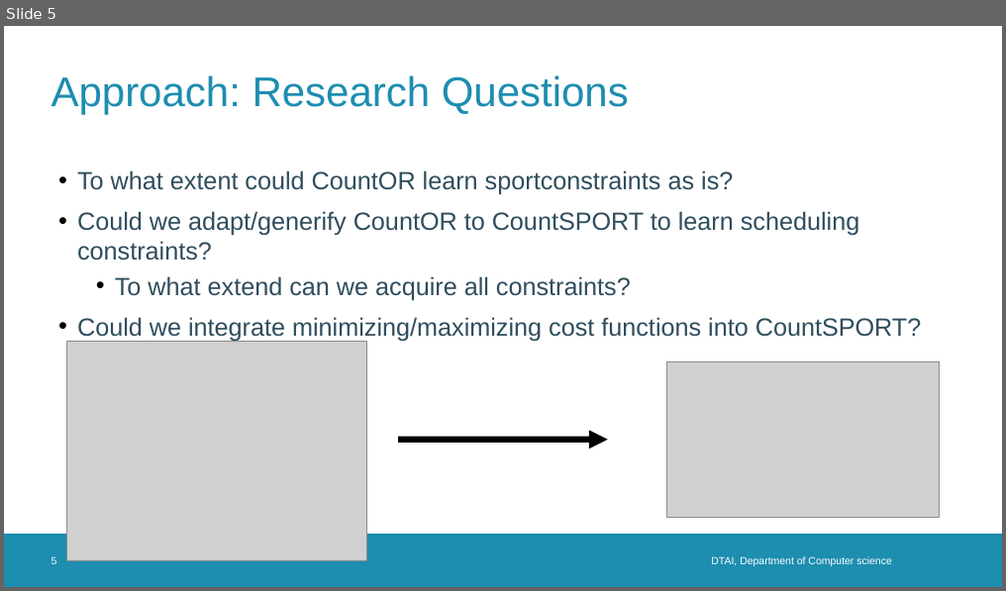
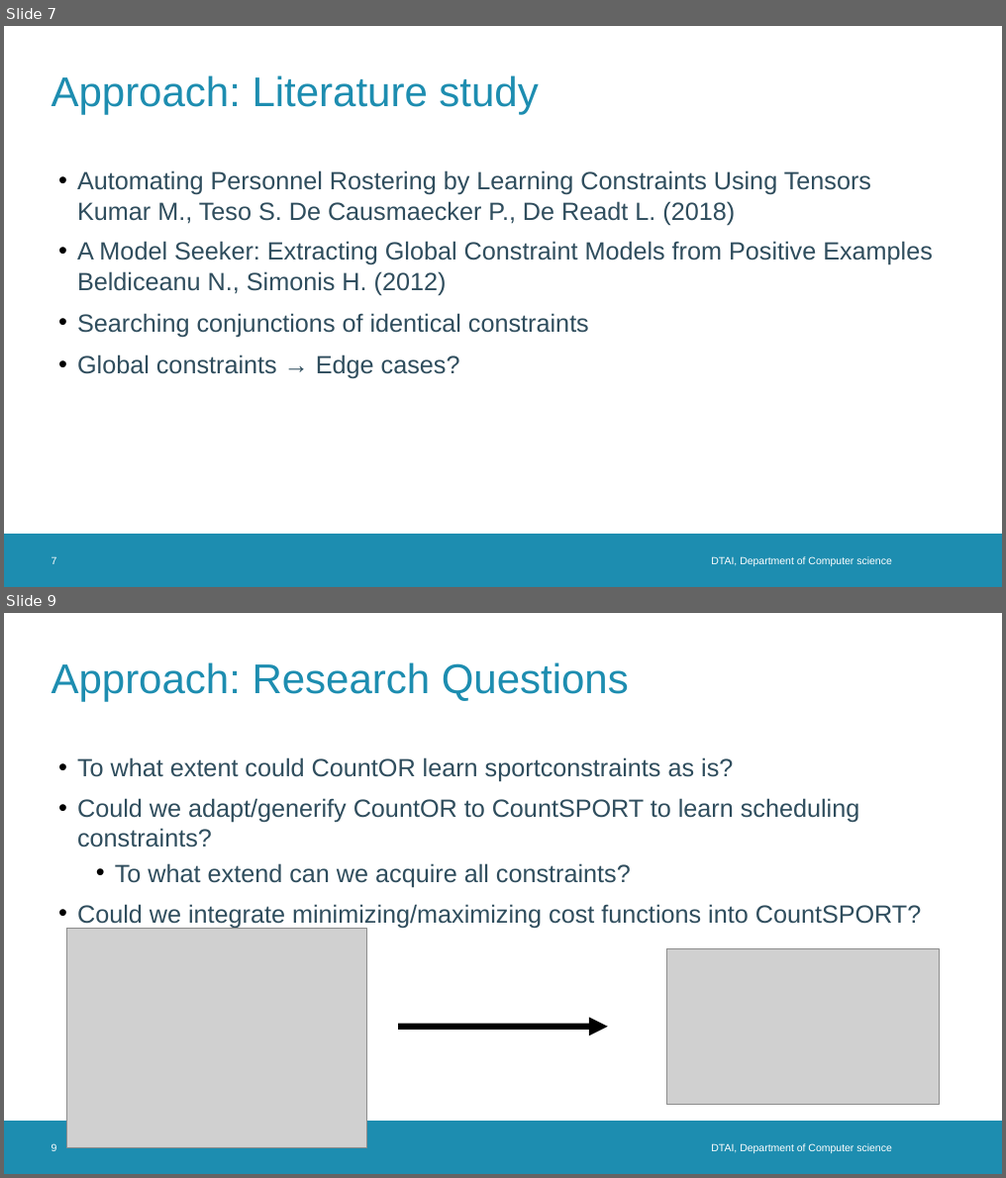
Before and after one commit to TomDBTechB/RoundRobinGenerator, a slide deck: Presentations/intermediate presentation 2.odp. Shown one above the other, each under a label of ours: slide 5 before the commit, slides 7 and 9 after it; the slides between them are not shown. The pictures are 1006x591 and 1006x1178 pixels, drawn with LibreOffice and Linux fonts; fonts in the diff are those of the drawing; grey boxes stand for pictures; background and template pictures are left out. Boxes give left, top, right and bottom in pixels: in the first picture for what was removed or moved away, otherwise in the second. Text is boxed around its words. In the diff, an @@ line names an element or a change of style, - is before the commit and + after.

Commit message:
lots of papers + latex setup for thesis + presentations + first text

```diff
--- a/Presentations/intermediate presentation 2.odp
+++ b/Presentations/intermediate presentation 2.odp
@@ slide 7 added at bbox=[4, 26, 1002, 587], background #FFFFFF; not listed: 1 template element that a slide beside it also shows @@
@@ title added at bbox=[52, 76, 538, 115], 40 pt, text #1D8DB0 @@
+Approach: Literature study
@@ text added at bbox=[77, 171, 933, 379], 24 pt, text #2F4D5D @@
+• Automating Personnel Rostering by Learning Constraints Using Tensors
+  Kumar M., Teso S. De Causmaecker P., De Readt L. (2018)
+• A Model Seeker: Extracting Global Constraint Models from Positive Examples Beldiceanu N., Simonis H. (2012)
+  • Searching conjunctions of identical constraints
+  • Global constraints → Edge cases?
@@ page number added at bbox=[52, 557, 57, 565], 10 pt, text #FFFFFF @@
+7
@@ text added at bbox=[711, 557, 892, 567], 10 pt, text #FFFFFF @@
+DTAI, Department of Computer science
@@ what was slide 5 is now slide 9 @@
@@ page number at bbox=[52, 1144, 57, 1152]: text changed @@
-5
+9
```
Also in this commit, not shown: 7 slides changed, 5 other slides added, 26 other files.
